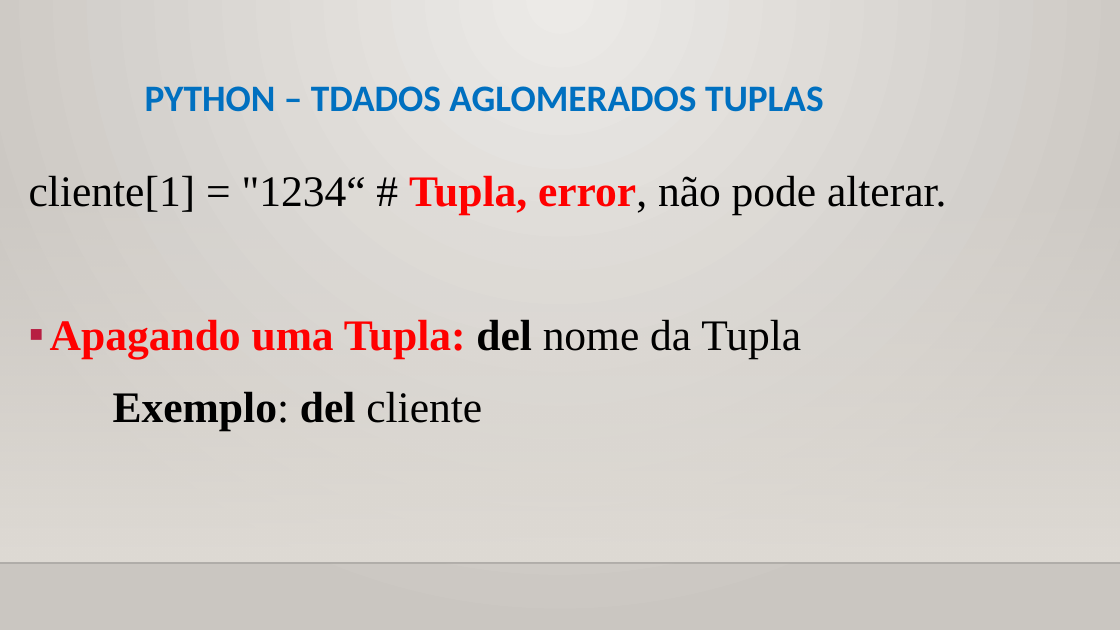
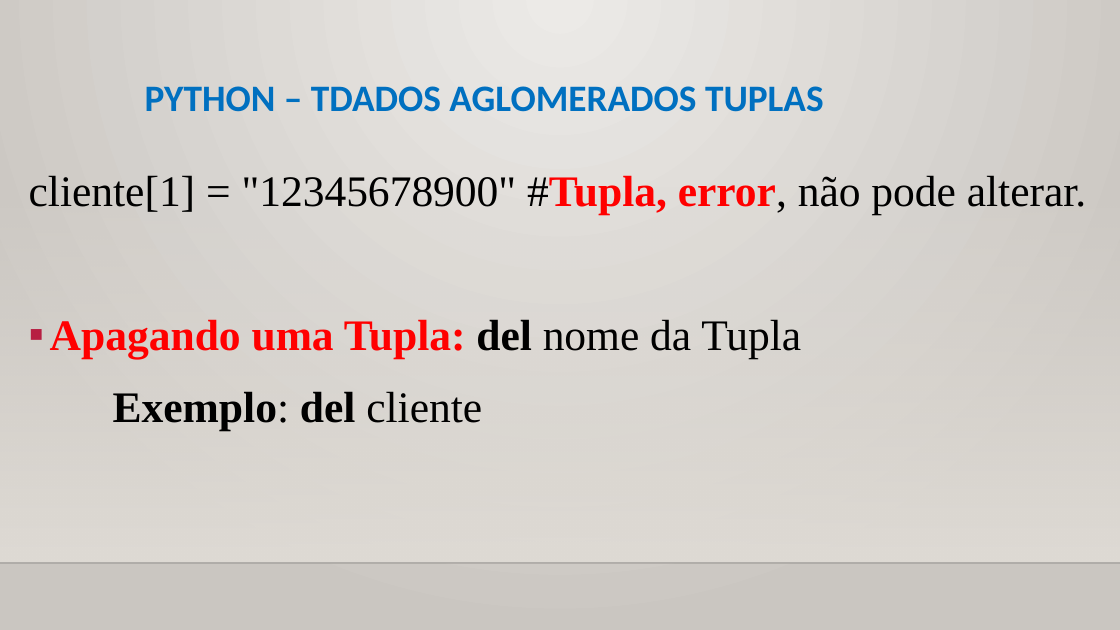
Before and after one commit to CloudEducationBrazil/WydenUniRuyPythonRAD, a slide deck: slide 20 of 01 Classes/Aula 07 RAD Python - Tipos de Dados Aglomerados.pptx. Drawn at 1120x630 pixels with LibreOffice and Linux fonts; fonts in the diff are those of the drawing; background and template pictures are left out. Boxes give left, top, right and bottom in pixels: in the first picture for what was removed or moved away, otherwise in the second. Text is boxed around its words. In the diff, an @@ line names an element or a change of style, - is before the commit and + after.

```diff
--- a/01 Classes/Aula 07 RAD Python - Tipos de Dados Aglomerados.pptx
+++ b/01 Classes/Aula 07 RAD Python - Tipos de Dados Aglomerados.pptx
@@ text at (x1=29, y1=175, x2=1086, y2=215): text changed @@
-cliente[1] = "1234“ # Tupla, error, não pode alterar.
+cliente[1] = "12345678900" #Tupla, error, não pode alterar.
```
Also in this commit, not shown: 6 other slides changed, 1 slide added, 2 other files.
